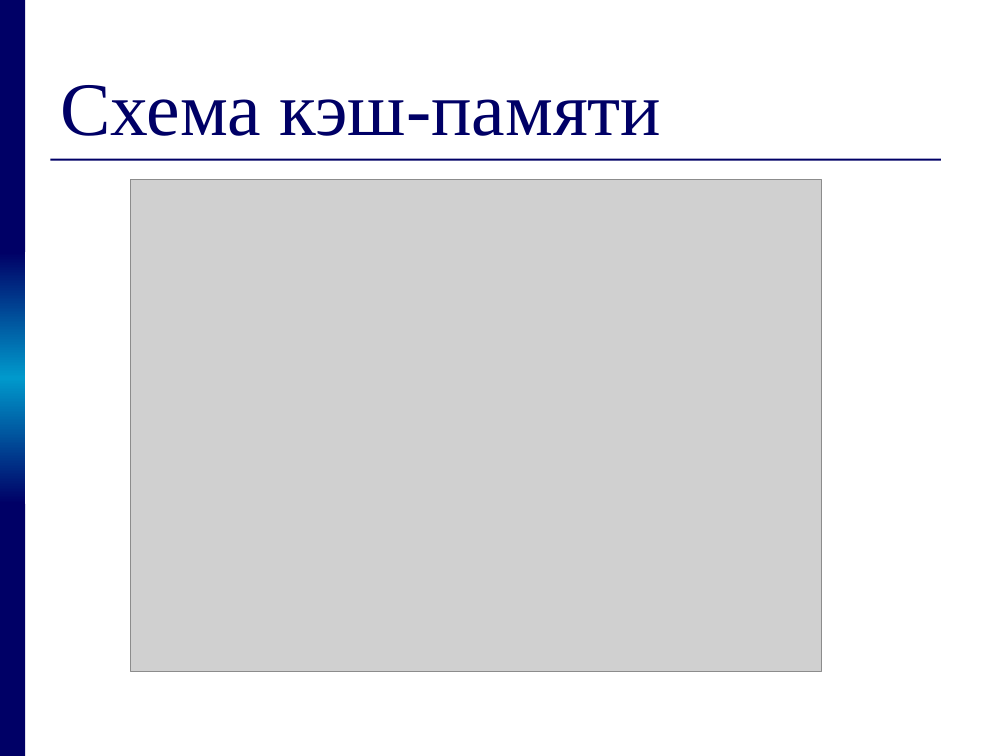
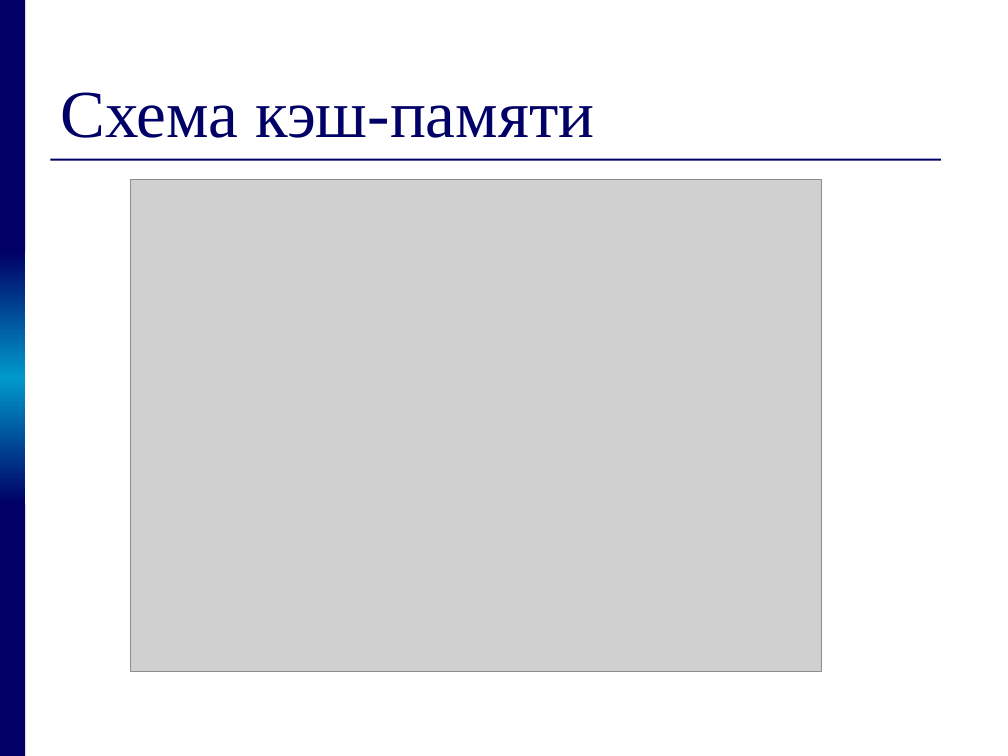
Before and after one commit to kornevgen/tesla-project, a slide deck: slide 3 of papers/THESIS/talks/zakh08.10/z.ppt. Drawn at 1008x756 pixels with LibreOffice and Linux fonts; fonts in the diff are those of the drawing; grey boxes stand for pictures. Boxes give left, top, right and bottom in pixels: in the first picture for what was removed or moved away, otherwise in the second. Text is boxed around its words. In the diff, an @@ line names an element or a change of style, - is before the commit and + after.

```diff
--- a/papers/THESIS/talks/zakh08.10/z.ppt
+++ b/papers/THESIS/talks/zakh08.10/z.ppt
@@ title "Схема кэш-памяти" at <box>60,92,594,138</box>: size 54 to 48 pt @@
```
Also in this commit, not shown: 6 other slides changed, 5 slides added, 3 slides removed.
